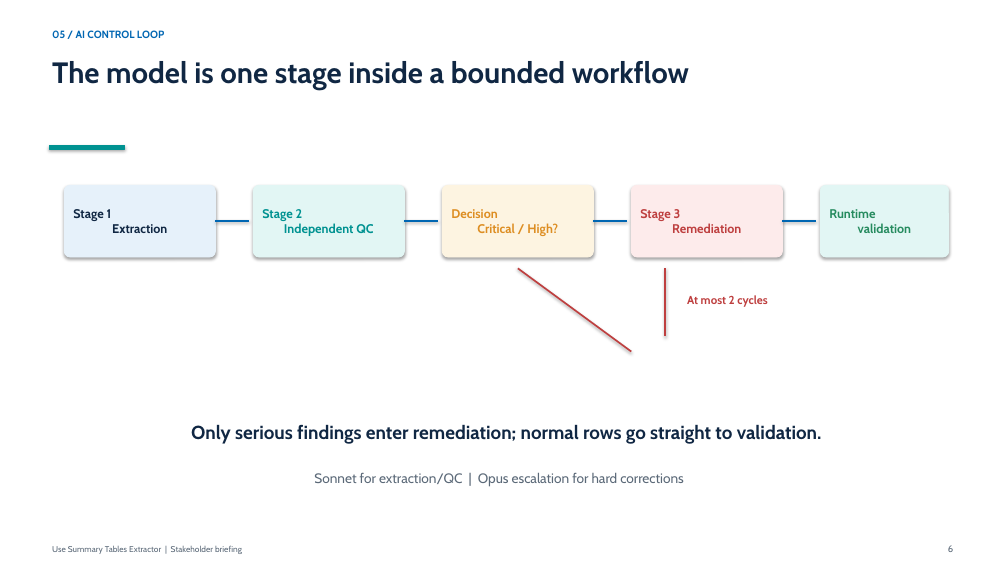
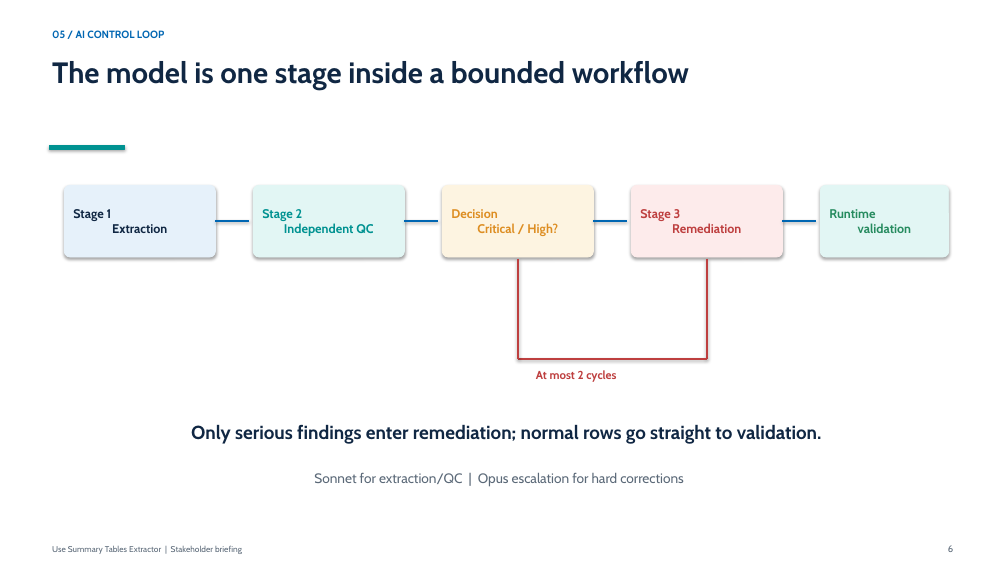
Before and after one commit to karanbayer/use-summary-table, a slide deck: slide 6 of docs/Use-Summary-Tables-Stakeholder-Briefing.pptx. Drawn at 1008x567 pixels with LibreOffice and Linux fonts; fonts in the diff are those of the drawing. Boxes give left, top, right and bottom in pixels: in the first picture for what was removed or moved away, otherwise in the second. Text is boxed around its words. In the diff, an @@ line names an element or a change of style, - is before the commit and + after.

```diff
--- a/docs/Use-Summary-Tables-Stakeholder-Briefing.pptx
+++ b/docs/Use-Summary-Tables-Stakeholder-Briefing.pptx
@@ line moved from (631, 352) - (518, 268) to (518, 359) - (518, 259) @@
@@ line moved from (665, 268) - (665, 337) to (707, 259) - (707, 359) @@
@@ line added from (707, 359) to (518, 359), #BE3F3F 1.6 pt @@
@@ text "At most 2 cycles": place and size @@
-text "At most 2 cycles" at <box>687,295,767,307</box>
+text "At most 2 cycles" at <box>536,370,616,382</box>
```
Also in this commit, not shown: 5 other slides changed, 1 slide added, 14 other files.
